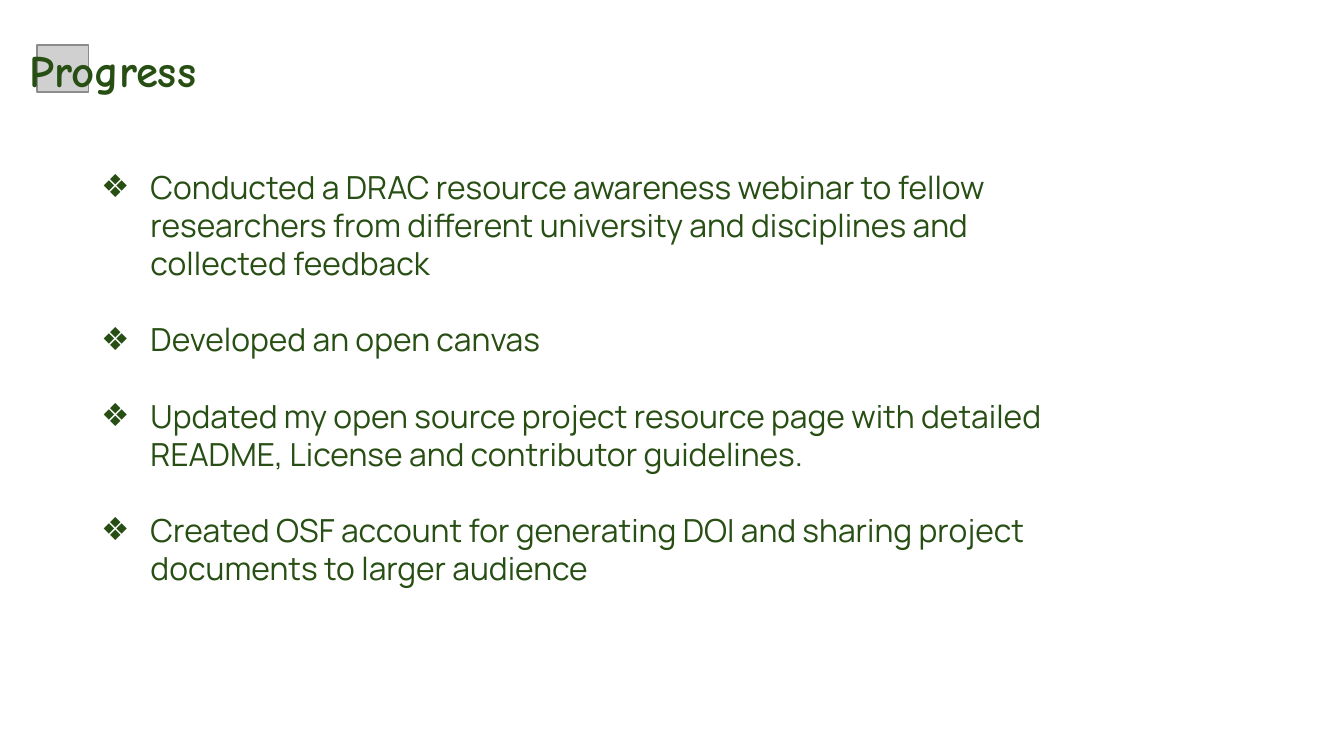
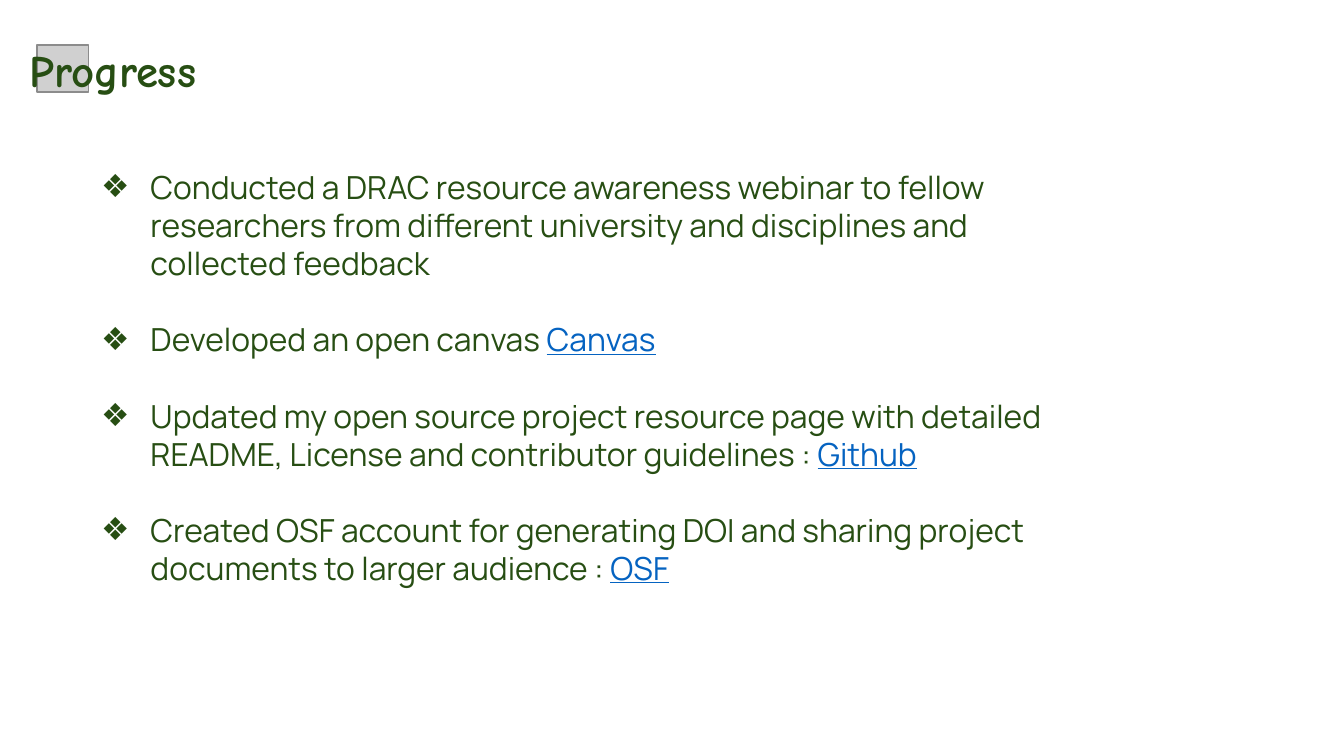
Before and after one commit to sudhipv/EDIA-Champion2024, a slide deck: slide 4 of OLS-graduation/Sudhi_OLS.pptx. Drawn at 1344x756 pixels with LibreOffice and Linux fonts; fonts in the diff are those of the drawing; grey boxes stand for pictures; background and template pictures are left out. Boxes give left, top, right and bottom in pixels: in the first picture for what was removed or moved away, otherwise in the second. Text is boxed around its words. In the diff, an @@ line names an element or a change of style, - is before the commit and + after.

Commit message:
adding updated presentation

```diff
--- a/OLS-graduation/Sudhi_OLS.pptx
+++ b/OLS-graduation/Sudhi_OLS.pptx
@@ text at [150, 327, 1041, 588]: text changed @@
-❖ Developed an open canvas
-❖ Updated my open source project resource page with detailed README, License and contributor guidelines.
-❖ Created OSF account for generating DOI and sharing project documents to larger audience
+❖ Developed an open canvas Canvas
+❖ Updated my open source project resource page with detailed README, License and contributor guidelines : Github
+❖ Created OSF account for generating DOI and sharing project documents to larger audience : OSF
```
Also in this commit, not shown: 1 other slide changed, 1 other file.
